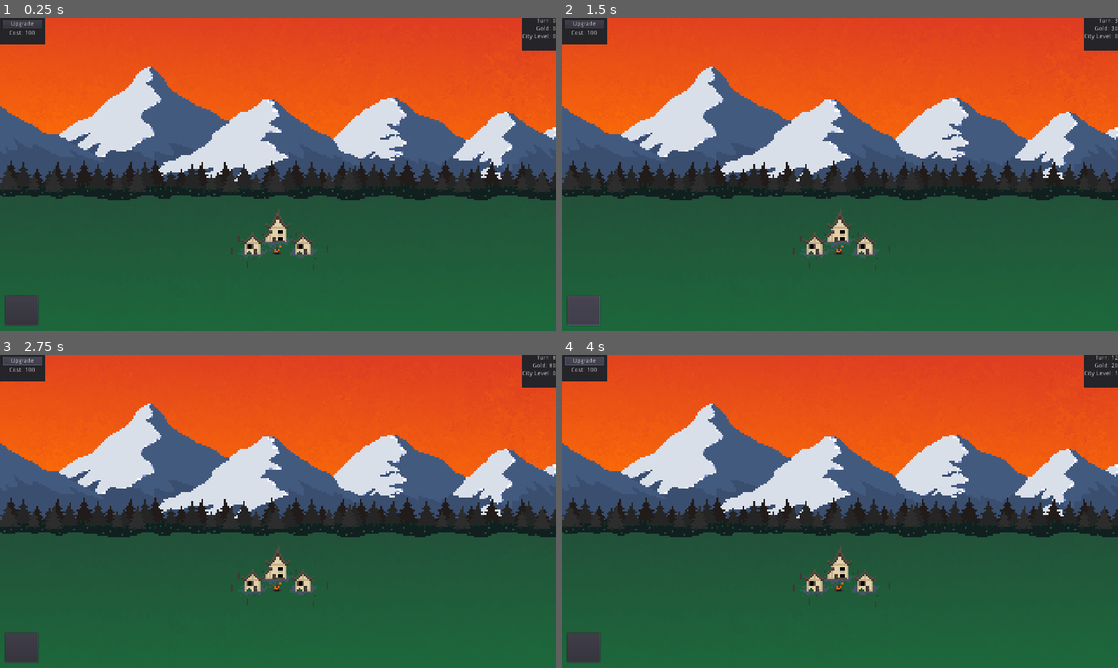
Above: before the commit, frames 1-4 (two rows, left to right).
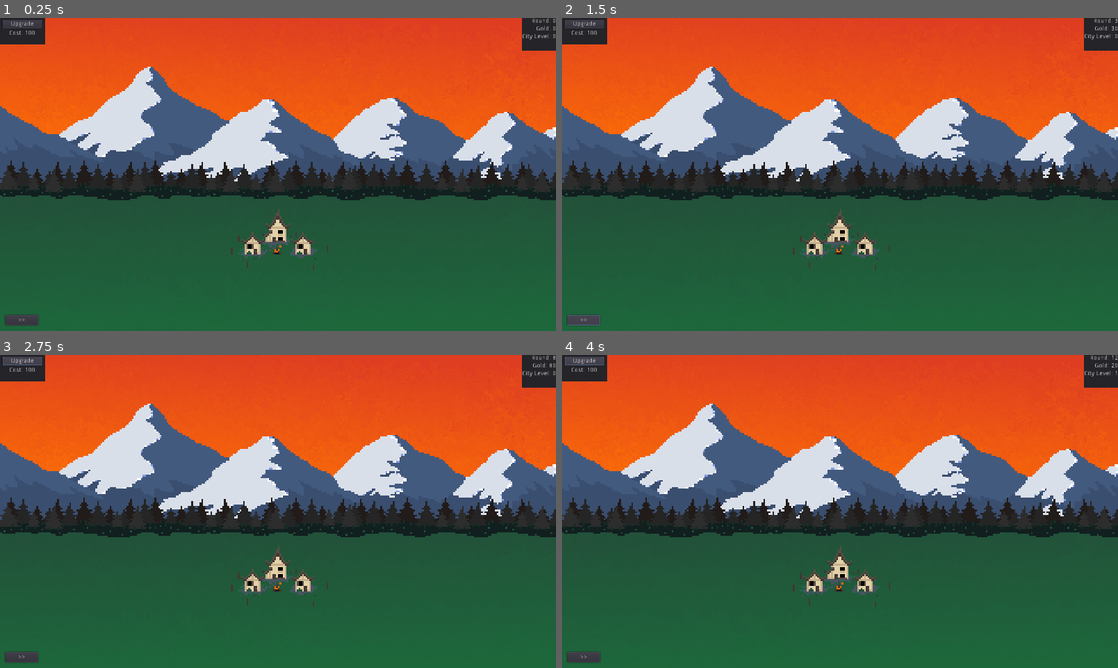
Above: after the commit, the same moments.

Repository: terrainbuilder52/Disaster_Dispatcher
Game: Godot game, scene res://Main_Scene.tscn
Two runs of this game, one before a commit and one after it. Both use one fixed random seed, a clock stepped at 60 frames per second and the inputs below.
Inputs (mouse positions are in pixels of both pictures, inside the frame that each line leads up to; where the layout moved, square brackets give the same spot in the first picture):
- Up to frame 1 (0.25 s): no input
- Up to frame 2 (1.5 s): click (584, 321) [584, 309] at 0.5 s; click (584, 321) [584, 309] at 1.25 s
- Up to frame 3 (2.75 s): click "Upgrade" at 2 s
- Up to frame 4 (4 s): click "Upgrade" at 2.75 s; click "Upgrade" at 3.5 s

The runs differ from the first frame. In frame 1, 0.4% of the frame differs, in the area x 0-99%, y 0-97%; in frame 2, 0.4%; in frame 3, 0.4%; in frame 4, 0.4%.

Commit message:
a few minor UI adjustments

Diff:
--- a/Disaster_Dispatcher/Main_Scene.gd
+++ b/Disaster_Dispatcher/Main_Scene.gd
@@ -3,6 +3,7 @@
 var time = 0
 var time_passed = 15
 var turn = 0
+var game_round = 0
 signal turn_passed
 
 var start_game = false
@@ -19,10 +20,13 @@
 			time = 0
 			turn += 1
 			_on_Turn_passed()
-	$WorldUI/StatsLabels/VBoxContainer/TurnLabel.text = "Turn: " + str(turn)
+	$WorldUI/StatsLabels/VBoxContainer/TurnLabel.text = "Round: " + str(turn)
+
+	#Restart Turn
 	if turn >= 100:
 		turn = 0
 		start_game = false
+		game_round += 1
 
 func _on_Turn_passed():
 		emit_signal("turn_passed")
--- a/Disaster_Dispatcher/Main_Scene.tscn
+++ b/Disaster_Dispatcher/Main_Scene.tscn
@@ -104,10 +104,11 @@
 }
 
 [node name="StartGameButton" type="Button" parent="WorldUI"]
-margin_left = 11.5981
-margin_top = 638.96
-margin_right = 87.5981
-margin_bottom = 706.96
+margin_left = 12.0
+margin_top = 683.0
+margin_right = 88.0
+margin_bottom = 707.0
+text = ">>"
 __meta__ = {
 "_edit_use_anchors_": false
 }
